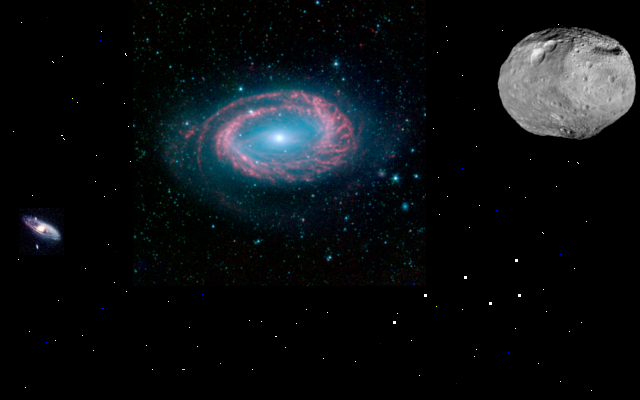
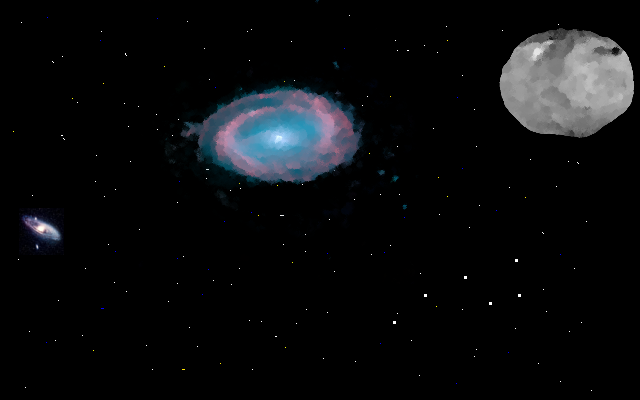
Two versions of the same layered image (w=640, h=400). Layer-by-layer changes:
painted on "Calque #1" over [133, 0, 426, 286]
painted on "Calque" over [497, 25, 636, 140]
